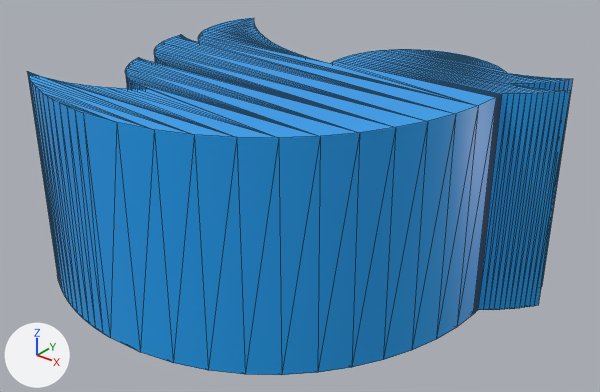
The glTF model static/meshes/TwitterIcon3D.glb, before and after one commit.
One viewpoint serves both versions: a 50 mm lens placed at (0.135, -0.1621, 0.0933), pointed at (0.0131, -0.0097, -0.0011). Every picture has the same lights, and +X, +Y and +Z are marked at lower left. Mesh edges are drawn as thin lines. Vertices at the same position are counted once.

Before the edit, the objects in view are built like this:
```python
mat_svgmat = principled_material('SVGMat')
mat_svgmat.base_color = (0.0123, 0.356, 0.888)  # blue #1da1f2
mat_svgmat.roughness = 0.4
me_curve = bpy.data.meshes.new('Curve')
me_curve.from_pydata(...)  # 576 vertices, 1148 faces; spans x -0.0458..0.0675, y -0.0568..0.0352, z -0.03..0.03
me_curve.materials.append(mat_svgmat)  # blue #1da1f2
ob_curve = bpy.data.objects.new('Curve', me_curve)
ob_curve.location = (0.0, 0.0, 0.0)
```
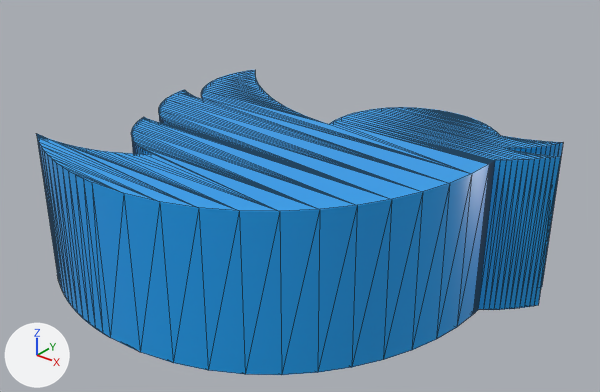
The newer file is also turned or shifted as a whole; pictures and numbers use the older file's frame.

The change in detail:
In material 'SVGMat' (mat_svgmat), roughness goes from 0.4 to 0.285.
me_curve has 576 vertices, 1148 faces and spans x -0.0458..0.0675, y -0.0568..0.0352, z -0.03..0.03.
me_curve is used by ob_curve; location (0.0, 0.0, 0.0).
me_curve part 1: the whole mesh is scaled about its middle by (1, 1, 0.72), then moved by (0.0, 0.0, -0.0084).

What differs and where, as boxes (x1, y1, x2, y2) in the pictures (600 x 392 px):
'Curve', surface changed, mesh rescaled (15% shorter): before (27, 18, 573, 375); after (36, 70, 563, 375)
